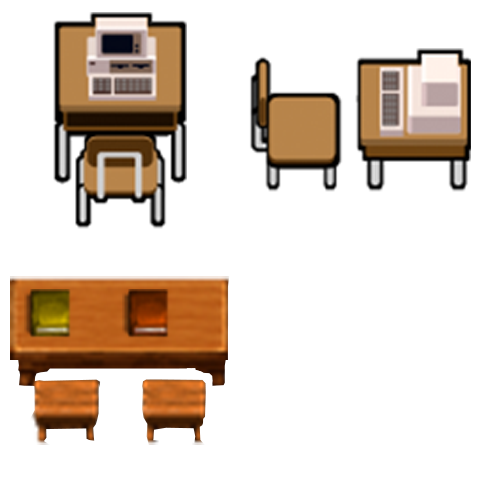
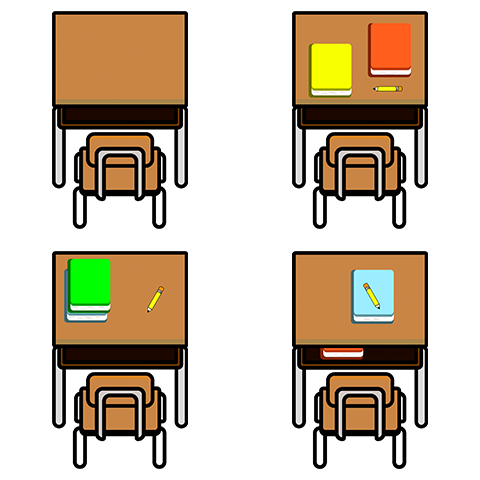
Before/after of a 480px x 480px layered artwork. What changed in the layer stack:
added layer "Mesa-3" above "Mesa-2" over [292, 251, 428, 469]
added layer "Mesa-2" above "Mesa-1" over [52, 251, 188, 469]
added layer "Mesa-1" above "Mesa-0" over [292, 11, 428, 229]
added layer "Mesa-0" above "Camada 1" over [52, 11, 188, 229]
hid "Camada 1" over [53, 12, 187, 229]
hid group "Agrupar 1" (3 layers) over [10, 276, 230, 445]
hid "Camada 2" over [249, 48, 471, 192]
